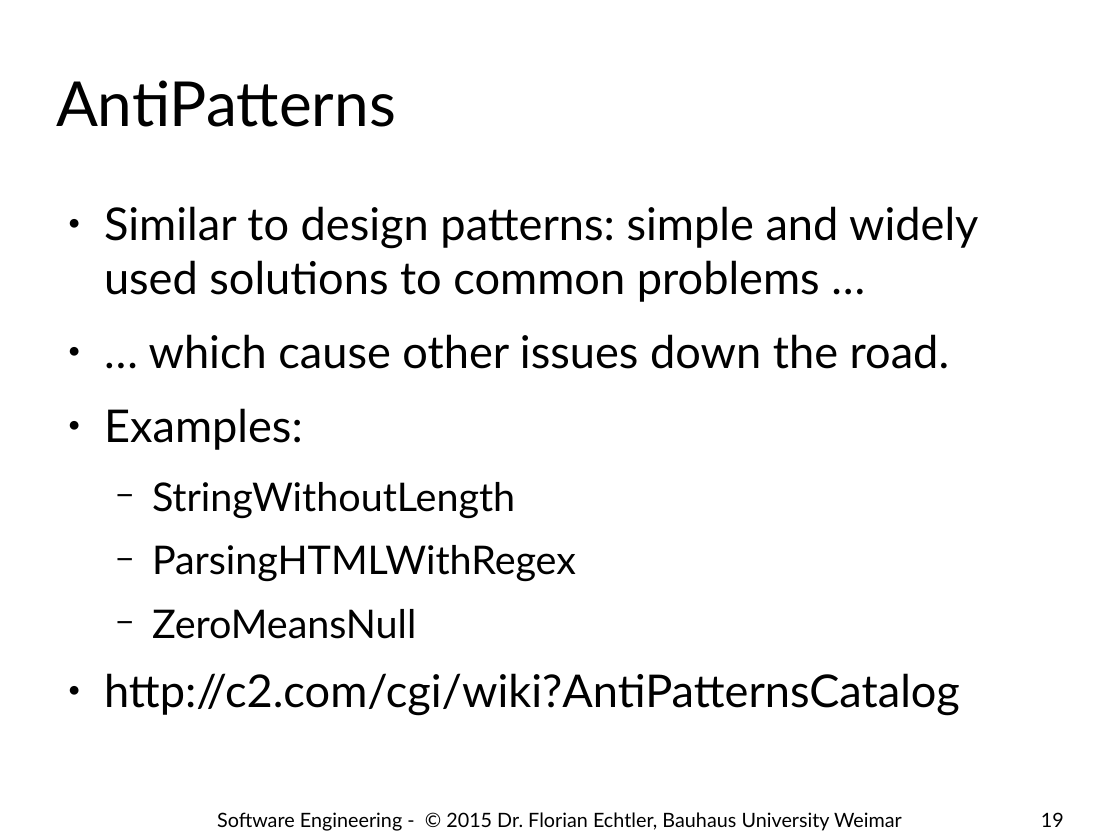
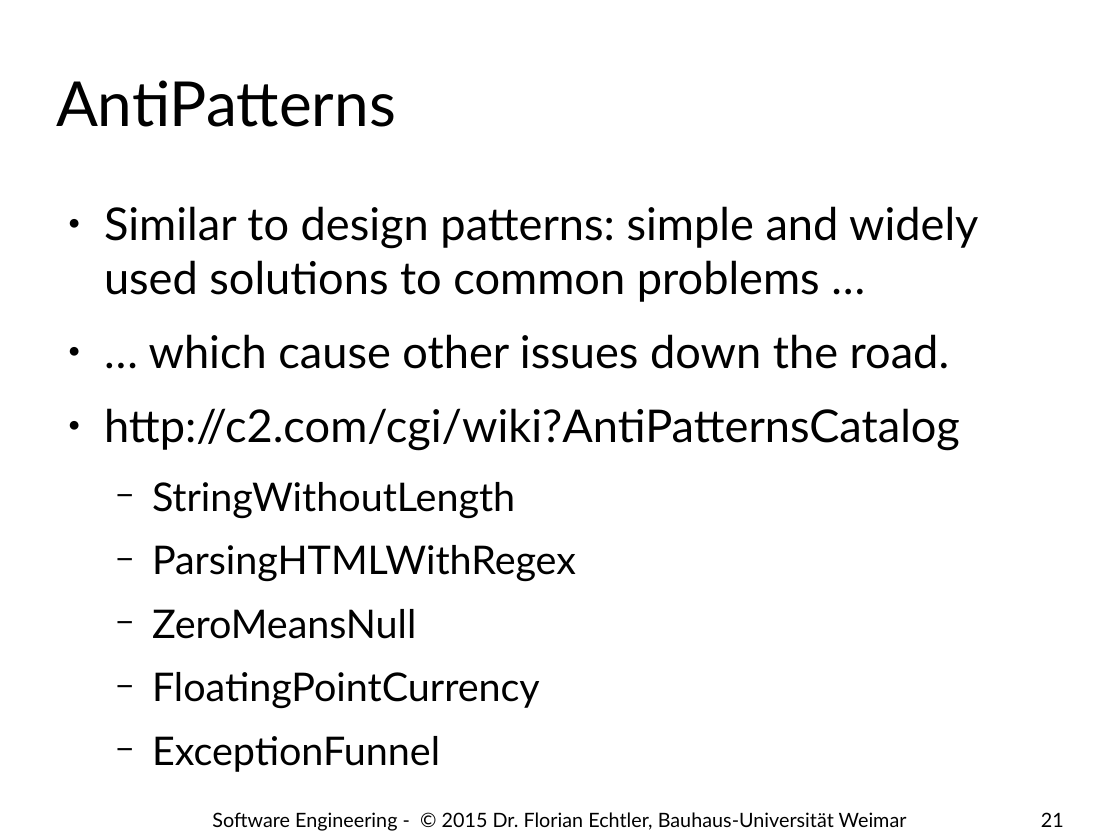
Before and after one commit to floe/software-engineering, a slide deck: slide 21 of 07-code-quality.odp (slide 19 before the commit). Drawn at 1120x840 pixels with LibreOffice and Linux fonts; fonts in the diff are those of the drawing; background and template pictures are left out. Boxes give left, top, right and bottom in pixels: in the first picture for what was removed or moved away, otherwise in the second. Text is boxed around its words. In the diff, an @@ line names an element or a change of style, - is before the commit and + after.

Commit message:
update code quality (more examples)

```diff
--- a/07-code-quality.odp
+++ b/07-code-quality.odp
@@ text at box(104, 408, 960, 451): text changed @@
-● Examples:
+● http://c2.com/cgi/wiki?AntiPatternsCatalog
@@ text at box(152, 672, 540, 772): text changed; size 32 to 28 pt @@
-● http://c2.com/cgi/wiki?AntiPatternsCatalog
+  − FloatingPointCurrency
+  − ExceptionFunnel
@@ text at box(212, 812, 907, 831): text changed @@
-Software Engineering - © 2015 Dr. Florian Echtler, Bauhaus University Weimar
+Software Engineering - © 2015 Dr. Florian Echtler, Bauhaus-Universität Weimar
@@ page number at box(1041, 812, 1064, 827): text changed @@
-19
+21
```
Also in this commit, not shown: 22 other slides changed, 4 slides added.
